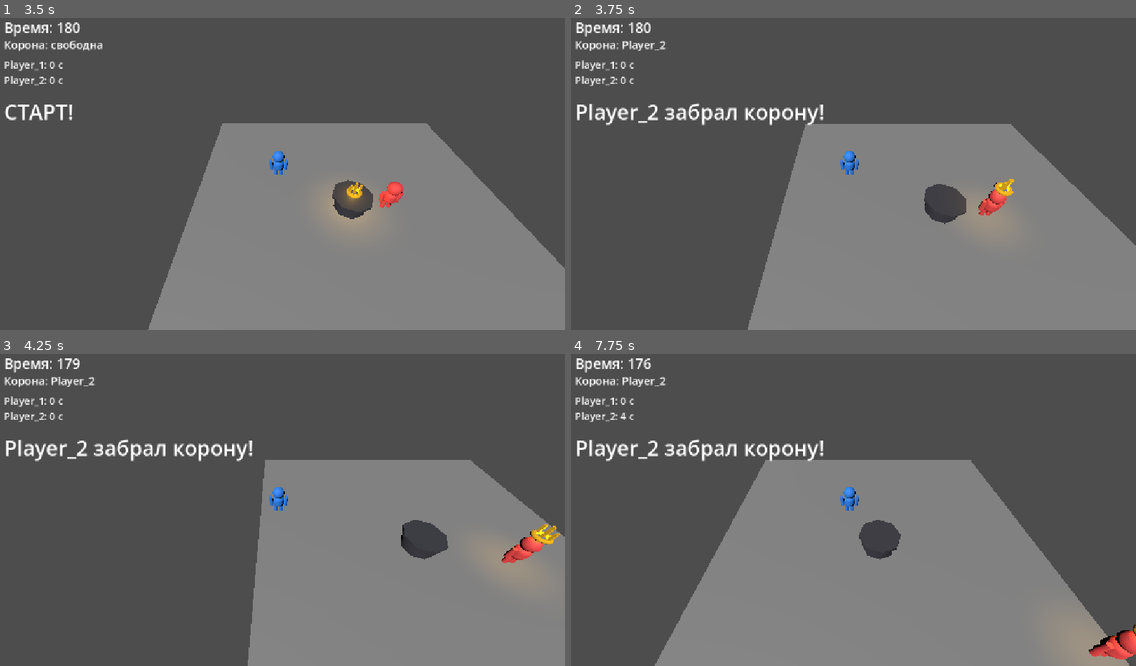
Above: before the commit, frames 1-4 (two rows, left to right).
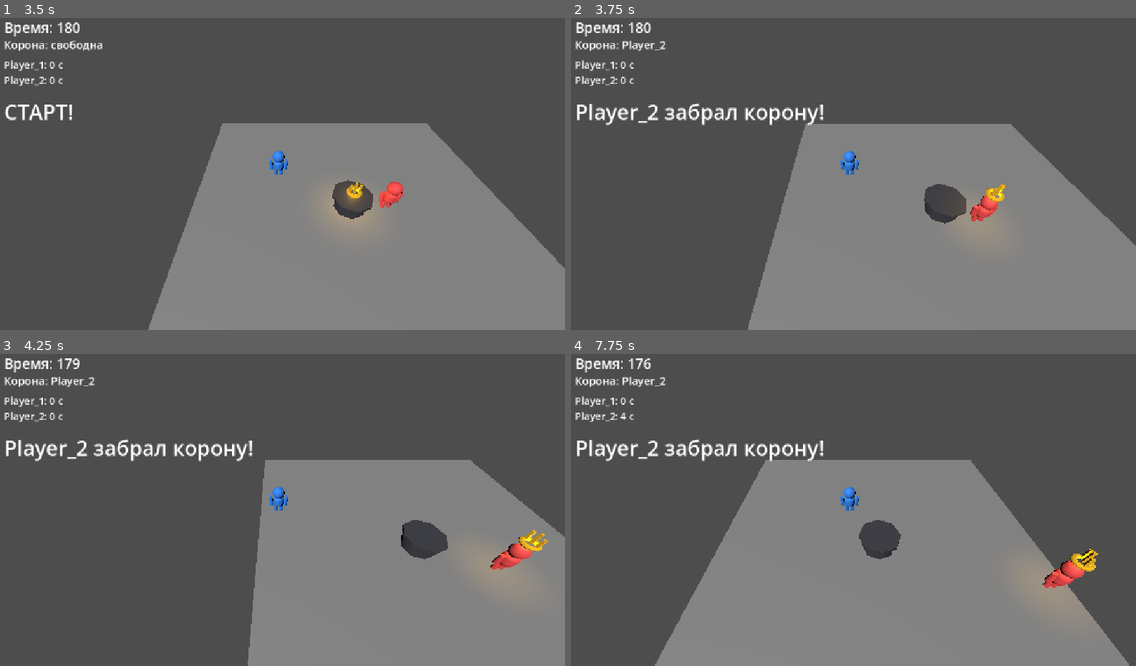
Above: after the commit, the same moments.

Repository: denisyltanovmagamed-netizen/PROJECT-01-CROWN
Game: Godot game, scene res://scenes/main/main.tscn
Same seed, same stepped clock (60 frames per second), same inputs: the game is played once before the commit and once after it.
Inputs (mouse positions are in pixels of both pictures, inside the frame that each line leads up to):
- Up to frame 1 (3.5 s): tap Enter at 0.5, 2 s; move the mouse to (406, 152) at 0.52 s; hold Right (ui_right) 0.53-1.28 s; click (406, 152) at 0.67 s; tap Space at 1.25, 2.75 s; move the mouse to (163, 186) at 1.27 s; hold Down (ui_down) 1.28-2.03 s; move the mouse to (333, 99) at 2.02 s; hold Right (ui_right) 2.03-2.78 s; move the mouse to (248, 233) at 2.77 s; hold Up (ui_up) from 2.78 s (still down); click (248, 233) at 2.92 s
- Up to frame 2 (3.75 s): move the mouse to (1023, 217) at 3.52 s; release Up (ui_up) at 3.53 s; hold Left (ui_left) from 3.53 s (still down)
- Up to frame 3 (4.25 s): keep holding Left (ui_left)
- Up to frame 4 (7.75 s): move the mouse to (678, 456) at 4.27 s; move the mouse to (876, 503) at 5.02 s; release Left (ui_left) at 5.03 s; hold Down (ui_down) 5.03-5.78 s; click (876, 503) at 5.17 s; move the mouse to (763, 425) at 5.77 s; hold Right (ui_right) 5.78-6.53 s; move the mouse to (977, 488) at 6.52 s; hold Up (ui_up) 6.53-7.28 s; move the mouse to (734, 522) at 7.27 s; hold Right (ui_right) from 7.28 s (still down); click (734, 522) at 7.42 s

Frame 1 is identical in both runs. In frame 2, 0.4% of the frame differs, in the area x 70-79%, y 51-66%; in frame 3, 0.6%; in frame 4, 1.6%, in the area x 81-100%, y 62-100%.

Commit message:
Improve AI crown holder movement

Diff:
--- a/scripts/player/player.gd
+++ b/scripts/player/player.gd
@@ -63,6 +63,16 @@
     if ai_target_is_crown:
         velocity.x = direction.x * move_speed * 0.78
         velocity.z = direction.z * move_speed * 0.78
+    elif get_meta("crown_holder", false):
+        var center_direction := Vector3(-global_position.x, 0.0, -global_position.z)
+        if center_direction.length_squared() > 0.01:
+            center_direction = center_direction.normalized()
+        else:
+            center_direction = Vector3.ZERO
+
+        var escape_direction := (-direction * 0.72 + center_direction * 0.65).normalized()
+        velocity.x = escape_direction.x * move_speed * 0.72
+        velocity.z = escape_direction.z * move_speed * 0.72
     else:
         var target_is_crown_holder: bool = target.get_meta("crown_holder", false)
         if target_is_crown_holder:
